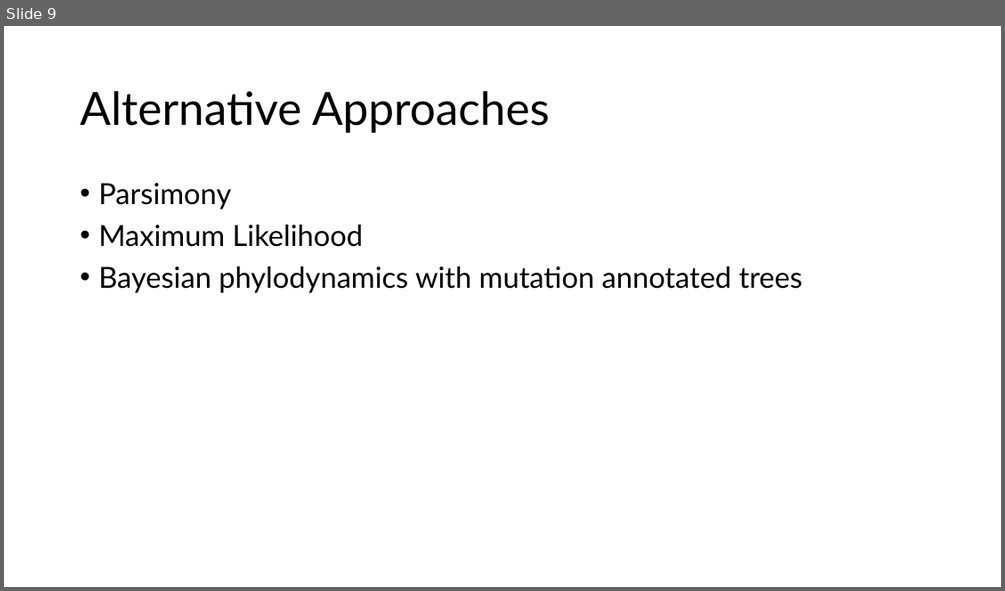
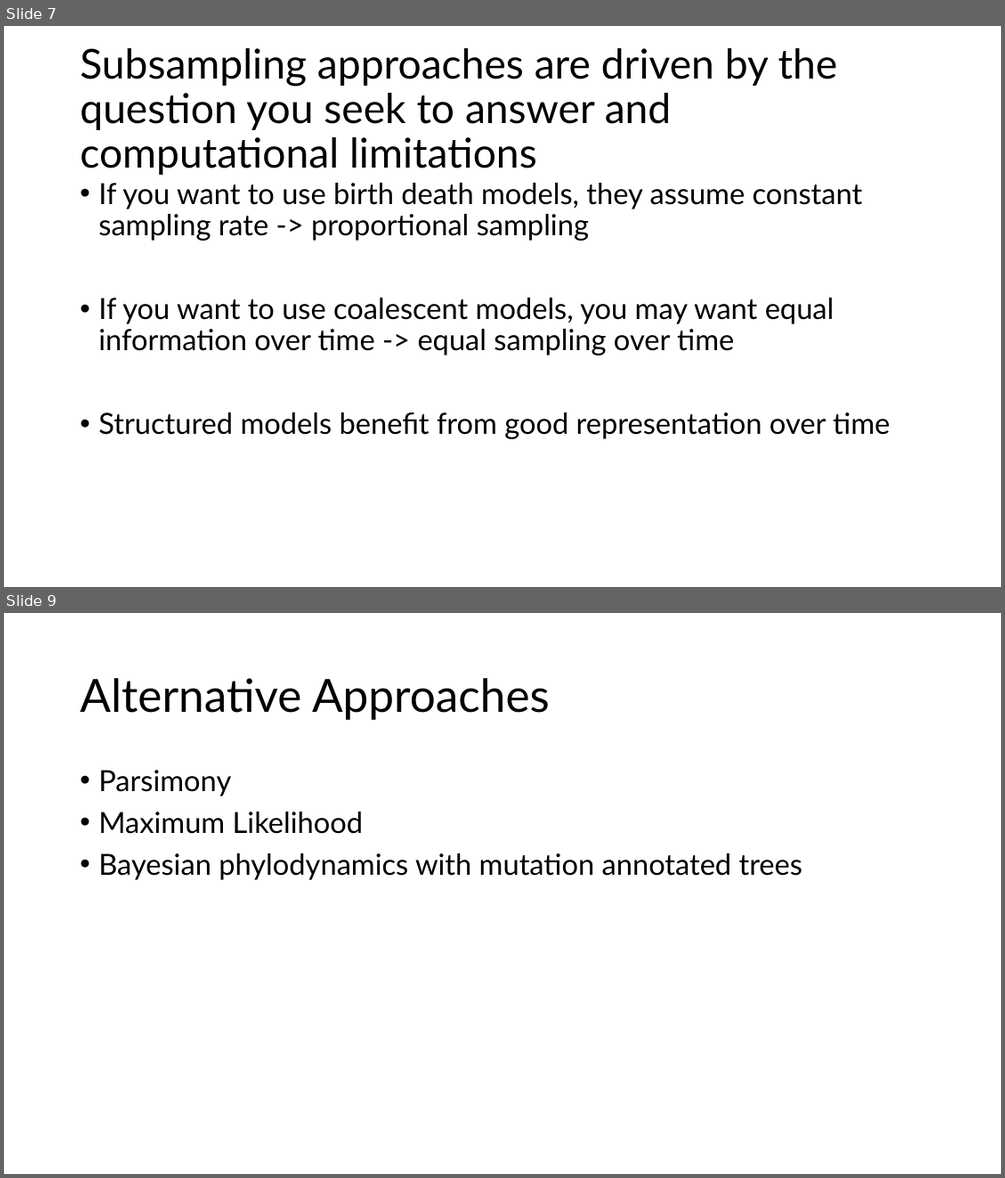
Before and after one commit to JuliaPalacios/SISMID_EvolutionaryDynamics, a slide deck: Lectures/other_apporaches.pptx. Shown one above the other, each under a label of ours: slide 9 before the commit, slides 7 and 9 after it; the slides between them are not shown. The pictures are 1005x591 and 1005x1178 pixels, drawn with LibreOffice and Linux fonts; fonts in the diff are those of the drawing. Boxes give left, top, right and bottom in pixels: in the first picture for what was removed or moved away, otherwise in the second. Text is boxed around its words. In the diff, an @@ line names an element or a change of style, - is before the commit and + after.

```diff
--- a/Lectures/other_apporaches.pptx
+++ b/Lectures/other_apporaches.pptx
@@ slide 7 added at (4,26,1001,587), background #FFFFFF @@
@@ title added at (80,48,838,175), 39.6 pt, text #000000 @@
+Subsampling approaches are driven by the question you seek to answer and computational limitations
@@ text added at (98,183,890,439), 28 pt, text #000000 @@
+• If you want to use birth death models, they assume constant sampling rate -> proportional sampling
+• If you want to use coalescent models, you may want equal information over time -> equal sampling over time
+• Structured models benefit from good representation over time
```
Also in this commit, not shown: 9 other slides added, 6 slides removed, 1 other file.
